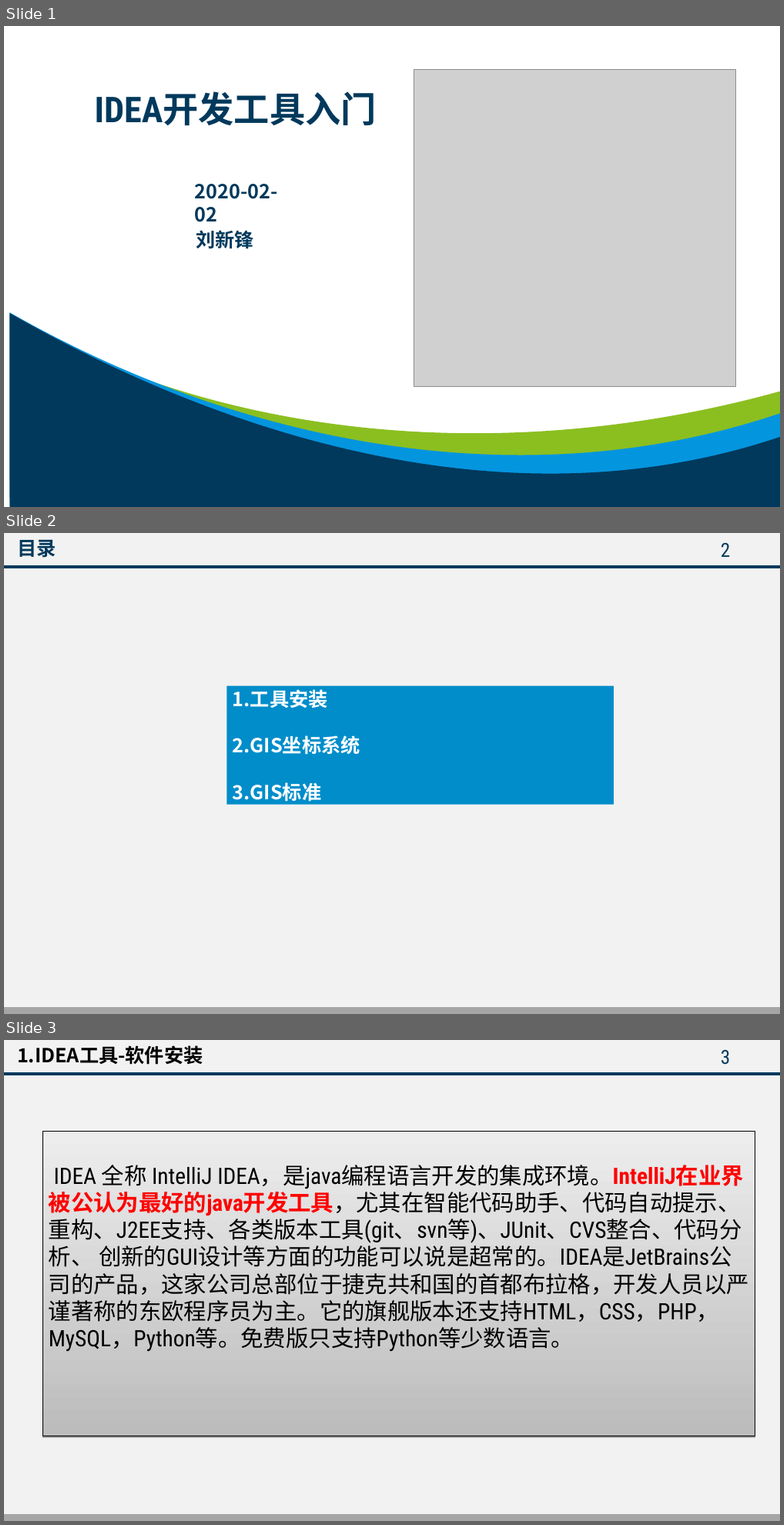
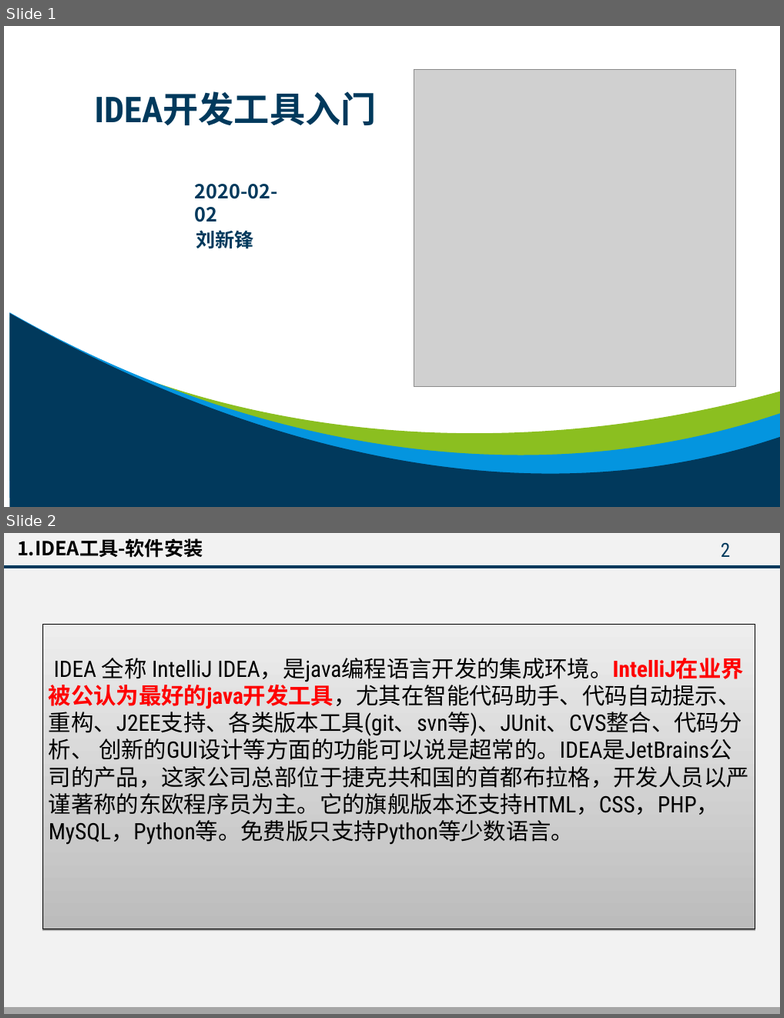
Before and after one commit to liuxinfengabc/cultivate, a slide deck: 2.CASE工具/9.开发工具/IDEA配置/IDEA开发工具入门-1.0-刘新锋.ppt. Shown one above the other, each under a label of ours: slides 1, 2 and 3 before the commit, slides 1 and 2 after it. The pictures are 784x1525 and 784x1018 pixels, drawn with LibreOffice and Linux fonts; fonts in the diff are those of the drawing; grey boxes stand for pictures. Boxes give left, top, right and bottom in pixels: in the first picture for what was removed or moved away, otherwise in the second. Text is boxed around its words. In the diff, an @@ line names an element or a change of style, - is before the commit and + after.

Commit message:
开发工具配置

```diff
--- a/2.CASE工具/9.开发工具/IDEA配置/IDEA开发工具入门-1.0-刘新锋.ppt
+++ b/2.CASE工具/9.开发工具/IDEA配置/IDEA开发工具入门-1.0-刘新锋.ppt
@@ slide 2 removed at (4,533,780,1014), background #F2F2F2; not listed: 2 template elements that a slide beside it also shows @@
@@ text removed at (17,539,56,558) @@
-目录
@@ page number removed at (721,543,730,557) @@
-2
@@ rectangle removed at (227,686,614,805) @@
-1.工具安装
-2.GIS坐标系统
-3.GIS标准
@@ what was slide 3 is now slide 2 @@
@@ page number at (721,543,730,557): text changed @@
-3
+2
```
Also in this commit, not shown: 1 other file.
